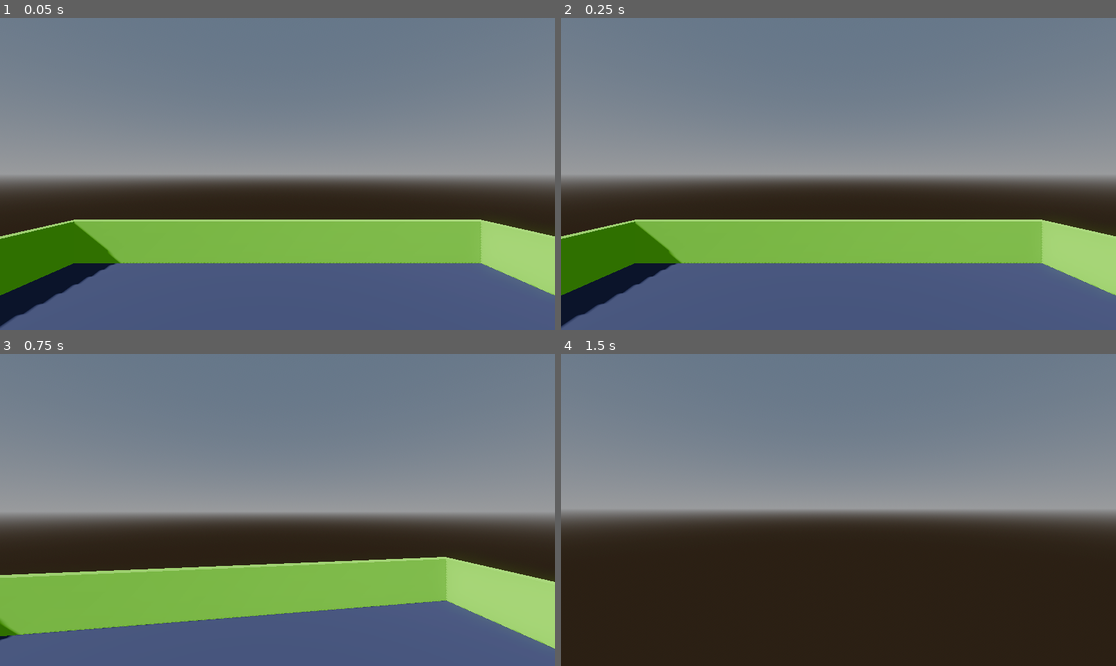
Above: before the commit, frames 1-4 (two rows, left to right).
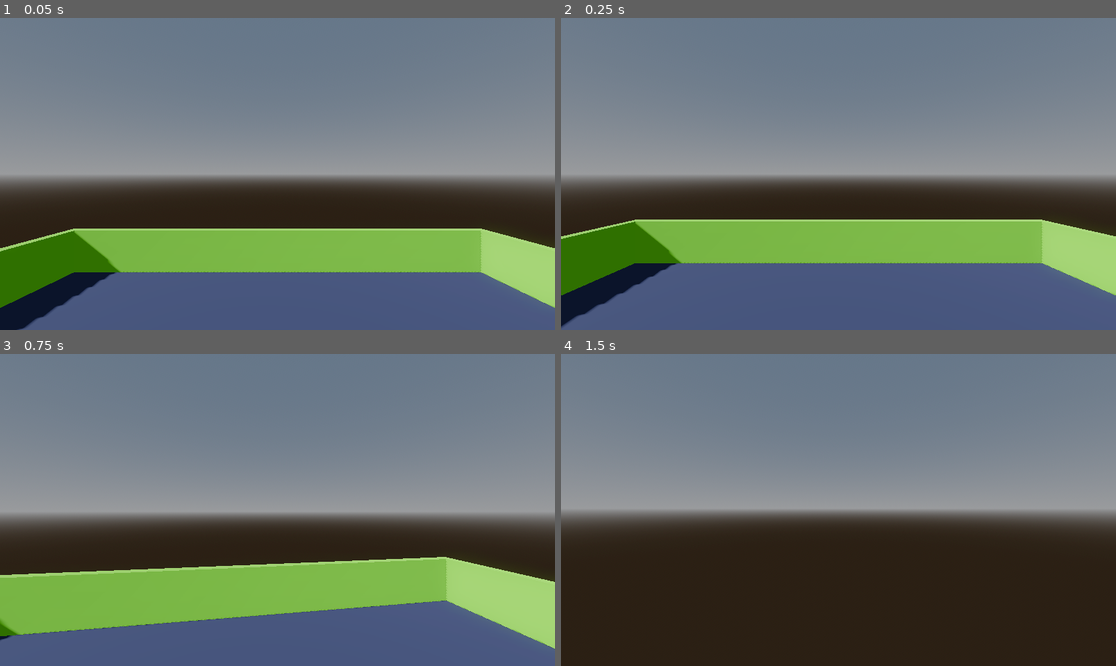
Above: after the commit, the same moments.

Repository: lcrol77/3d-fps-movement
Game: Godot game, scene res://main.tscn
Two runs of this game, one before a commit and one after it. Both use one fixed random seed, a clock stepped at 60 frames per second and the inputs below.
Inputs (mouse positions are in pixels of both pictures, inside the frame that each line leads up to):
- Up to frame 1 (0.05 s): no input
- Up to frame 2 (0.25 s): no input
- Up to frame 3 (0.75 s): tap Enter at 0.5 s; move the mouse to (305, 510) at 0.52 s; hold W (move_forward) from 0.53 s (still down); click (305, 510) at 0.6 s
- Up to frame 4 (1.5 s): keep holding W (move_forward); tap Space (jump) at 0.77 s; move the mouse to (810, 510) at 1.27 s; click (810, 510) at 1.35 s

The runs differ from the first frame. In frame 1, 7.7% of the frame differs, in the area x 0-100%, y 64-100%; in frame 2, less than 0.1%; in frame 3, nothing differs; in frame 4, nothing differs.

Commit message:
fix for jittery movement

Diff:
--- a/main.tscn
+++ b/main.tscn
@@ -44,8 +44,7 @@
 directional_shadow_max_distance = 15.0
 
 [node name="Player" parent="." instance=ExtResource("1_h2yge")]
-physics_interpolation_mode = 1
-transform = Transform3D(1, 0, 0, 0, 1, 0, 0, 0, 1, 0, 1, 0)
+transform = Transform3D(1, 0, 0, 0, 1, 0, 0, 0, 1, 0, 1.22, 0)
 
 [node name="Background" type="Node3D" parent="."]
 
--- a/player.tscn
+++ b/player.tscn
@@ -16,7 +16,7 @@
 shape = SubResource("CylinderShape3D_4flbx")
 
 [node name="Rig" type="Node3D" parent="."]
-physics_interpolation_mode = 1
+physics_interpolation_mode = 2
 
 [node name="MeshBody" type="MeshInstance3D" parent="Rig"]
 mesh = SubResource("CylinderMesh_onrkg")
@@ -24,12 +24,11 @@
 surface_material_override/0 = SubResource("StandardMaterial3D_sh265")
 
 [node name="Head" type="Node3D" parent="Rig"]
-physics_interpolation_mode = 1
 transform = Transform3D(1, 0, 0, 0, 1, 0, 0, 0, 1, 0, 1.175581, 0)
 
 [node name="CameraFPS" type="Camera3D" parent="Rig/Head"]
-physics_interpolation_mode = 1
 transform = Transform3D(1, 0, 0, 0, 1, 0, 0, 0, 1, 0, -0.028474808, 0)
+current = true
 
 [node name="FireOrigin" type="Node3D" parent="Rig/Head"]
 transform = Transform3D(1, 0, 0, 0, 1, 0, 0, 0, 1, 0, 0, -1.0116632)
